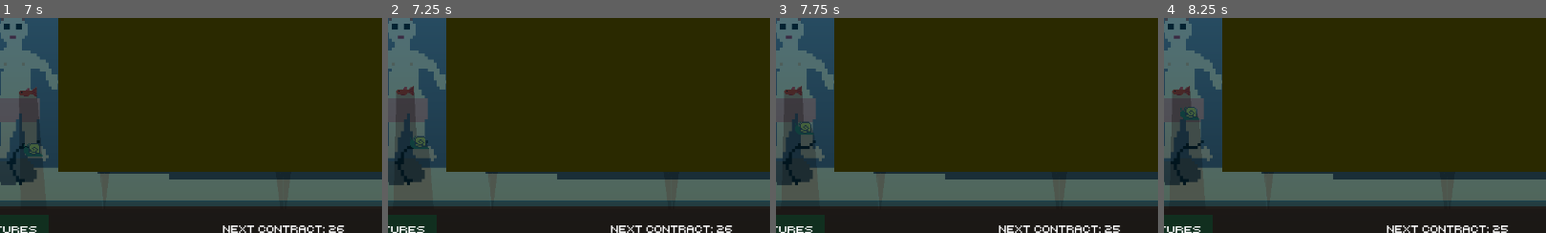
Above: before the commit, frames 1-4 (left to right).
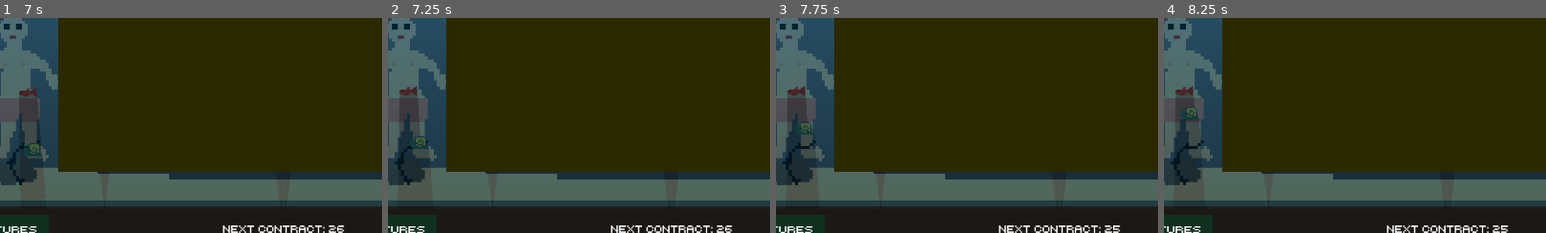
Above: after the commit, the same moments.

Repository: adrientremblay/ld56
Game: Godot game, scene res://scenes/game_screen.tscn
The game is run twice, just before and just after one commit, with the same random seed, the same clock (stepped at 60 frames per second) and the same inputs.
Inputs:
- Up to frame 1 (7 s): click "Buy Creatures" at 0.5 s; click "buy snail" at 1.25 s; click "Buy Fish" at 2 s; click "Buy Creatures" at 2.75 s; click "Accept" at 3.5 s; click "Buy Creatures" at 4.25 s; click "buy snail" at 5 s; click "Buy Fish" at 5.75 s; click "buy snail" at 6.5 s
- Up to frame 2 (7.25 s): no input
- Up to frame 3 (7.75 s): click "Buy Fish" at 7.25 s
- Up to frame 4 (8.25 s): tap Enter at 8 s
The pictures show only the part of the screen within x 13-63%, y 46-96%; the shares and areas given below are measured in that part.

Frame 1 is identical in both runs. In frame 2, 0.3% of the frame differs, in the area x 2-9%, y 31-56%; in frame 3, 0.3%; in frame 4, 0.2%.

Commit message:
Remove jitter from fish when reaching desination

Diff:
--- a/scenes/game_screen.tscn
+++ b/scenes/game_screen.tscn
@@ -271,10 +271,9 @@
 theme = ExtResource("4_gs2f0")
 text = "Next Contract In: 12s"
 
-[node name="AudioStreamPlayer" type="AudioStreamPlayer" parent="."]
+[node name="Music" type="AudioStreamPlayer" parent="."]
 stream = ExtResource("12_x36kj")
 volume_db = -15.974
-autoplay = true
 
 [node name="Node2D" type="Node2D" parent="."]
 position = Vector2(26, -131)
--- a/scripts/water_creature.gd
+++ b/scripts/water_creature.gd
@@ -16,6 +16,8 @@
 func _physics_process(delta):
 	if target_position == null:
 		return
+	if target_position.distance_to(self.position) < 5:
+		return
 
 	velocity = self.position.direction_to(target_position) * movement_speed
 	move_and_slide()
@@ -30,12 +32,10 @@
 	change_idle_position()
 
 func set_target(corpse):
-	print("setting target to corpse")
 	self.target_corpse = corpse
 	set_movement_target(corpse.global_position)
 
 func set_movement_target(target_pos: Vector2):
-	print("target: " + str(target_pos.x) + " " + str(target_pos.y))
 	self.target_position = target_pos
 	var dir = target_position - self.position
 	if (dir.x > 0):
